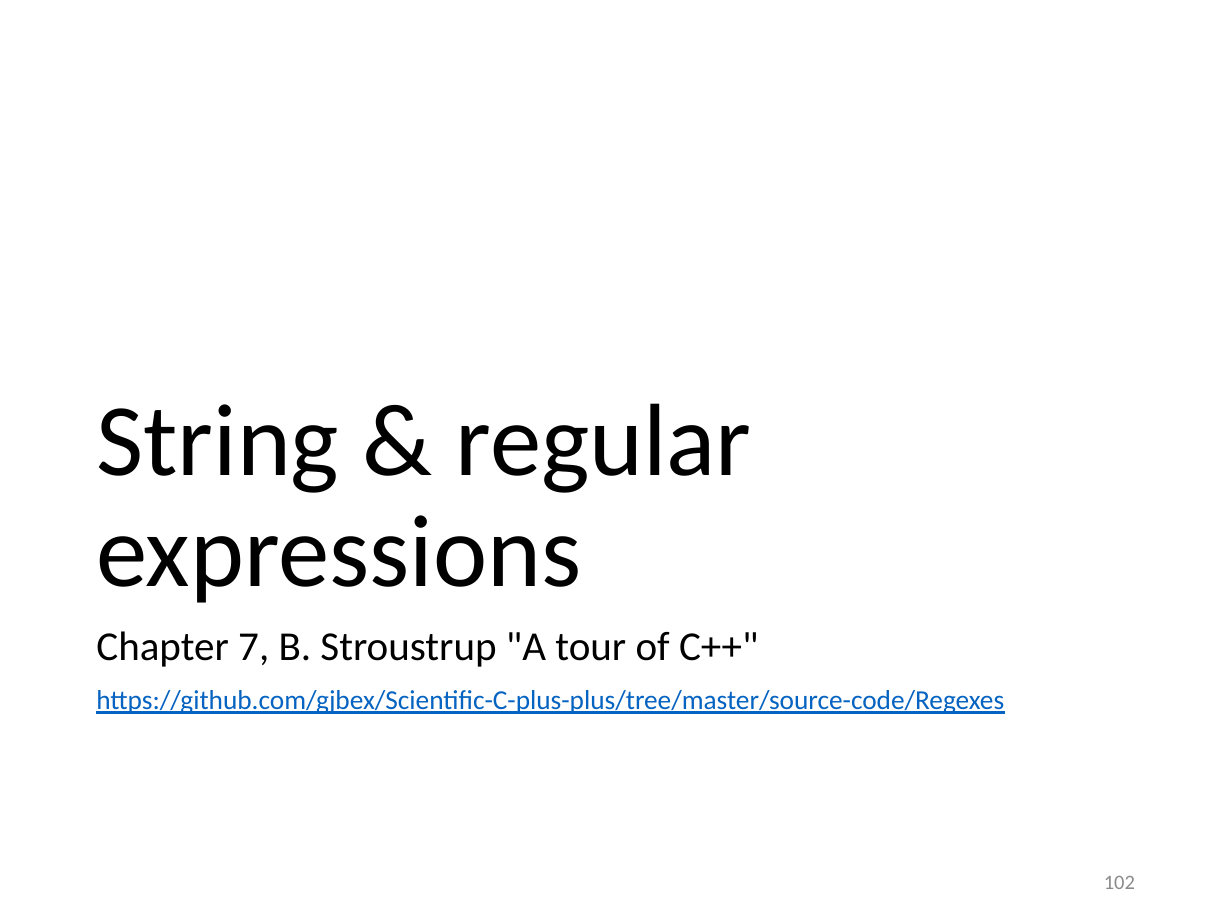
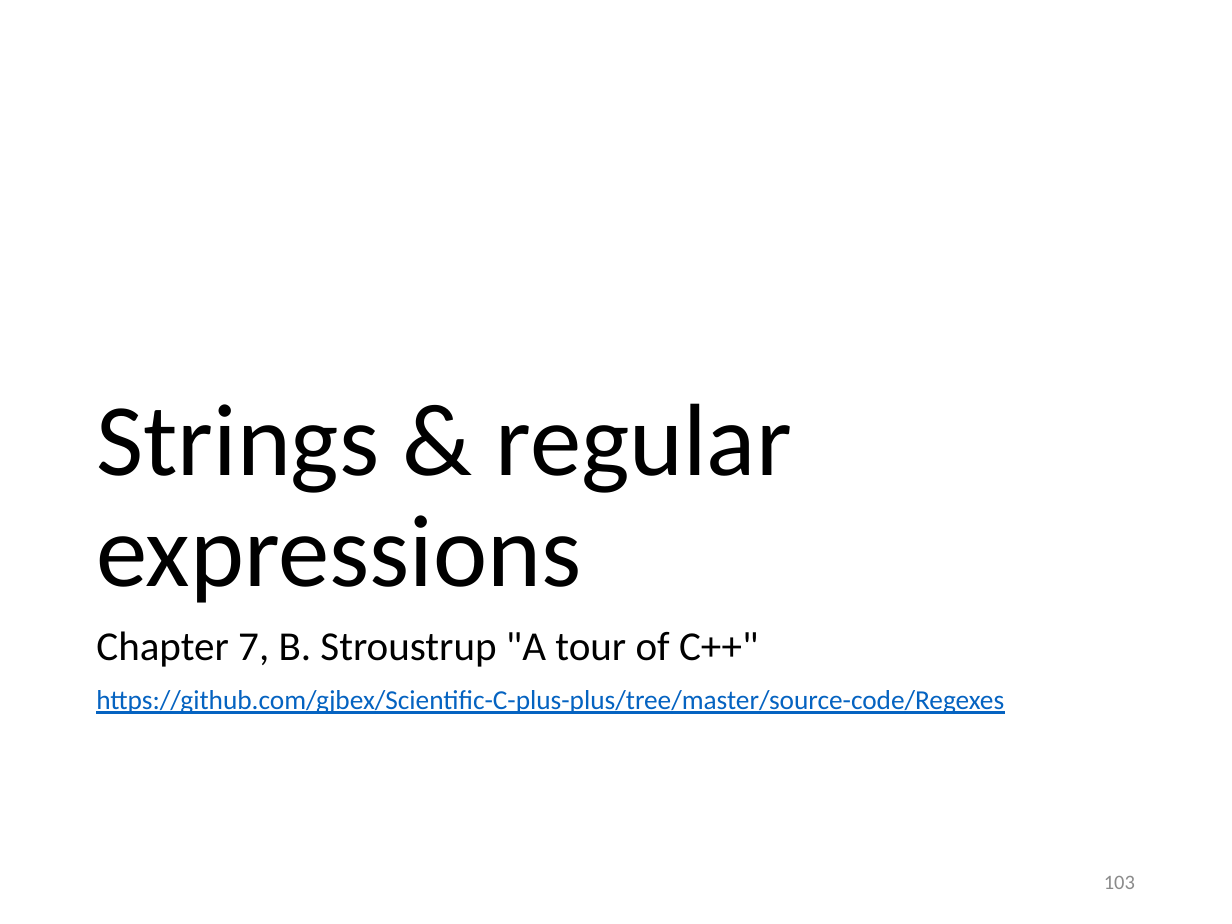
Before and after one commit to gjbex/Scientific-C-plus-plus, a slide deck: slide 103 of scientific_cpp.pptx (slide 102 before the commit). Drawn at 1232x924 pixels with LibreOffice and Linux fonts; fonts in the diff are those of the drawing. Boxes give left, top, right and bottom in pixels: in the first picture for what was removed or moved away, otherwise in the second. Text is boxed around its words. In the diff, an @@ line names an element or a change of style, - is before the commit and + after.

```diff
--- a/scientific_cpp.pptx
+++ b/scientific_cpp.pptx
@@ title at (96,403,792,603): text changed @@
-String & regular expressions
+Strings & regular expressions
@@ page number at (1104,876,1135,889): text changed @@
-102
+103
```
Also in this commit, not shown: 18 other slides changed, 1 slide added.
